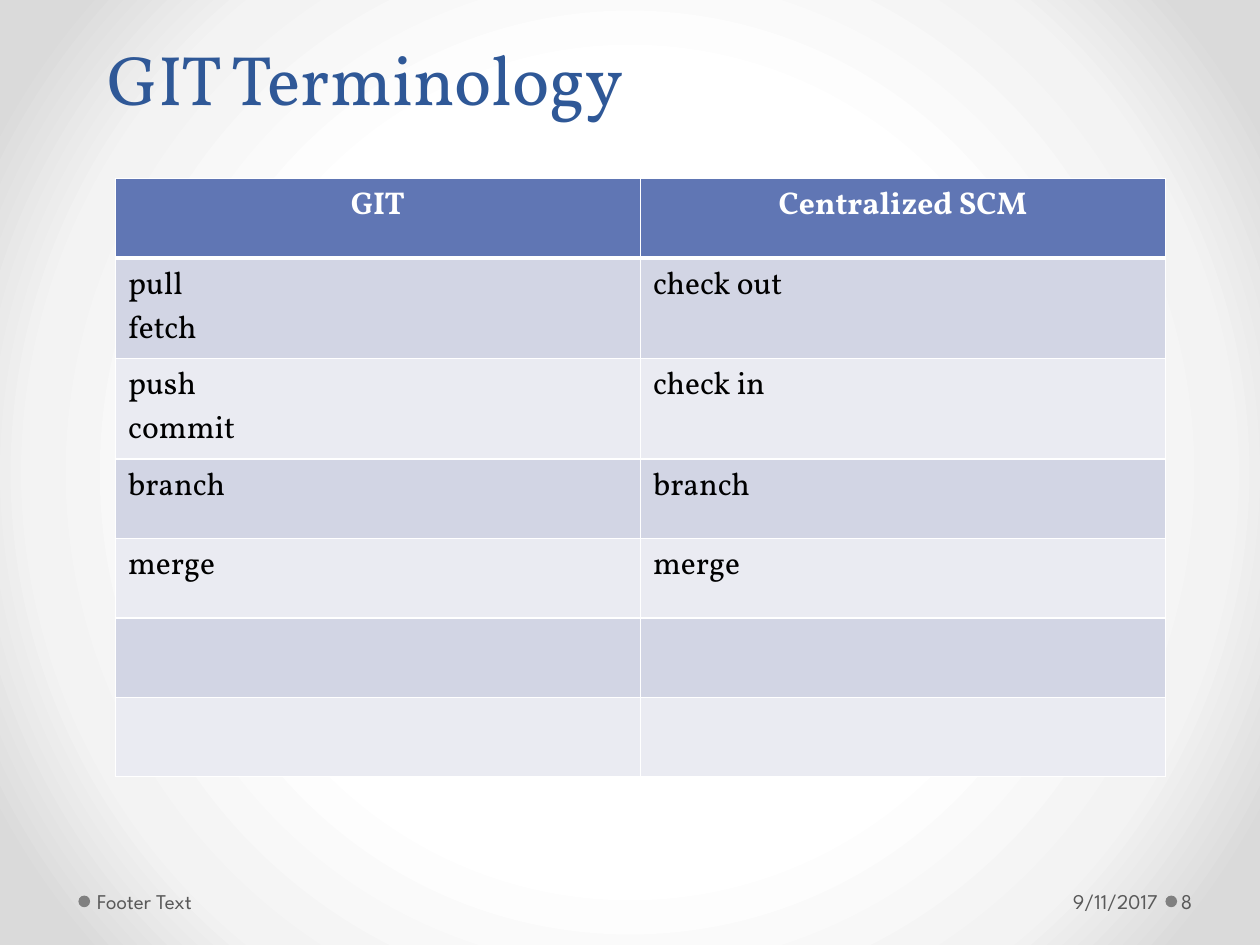
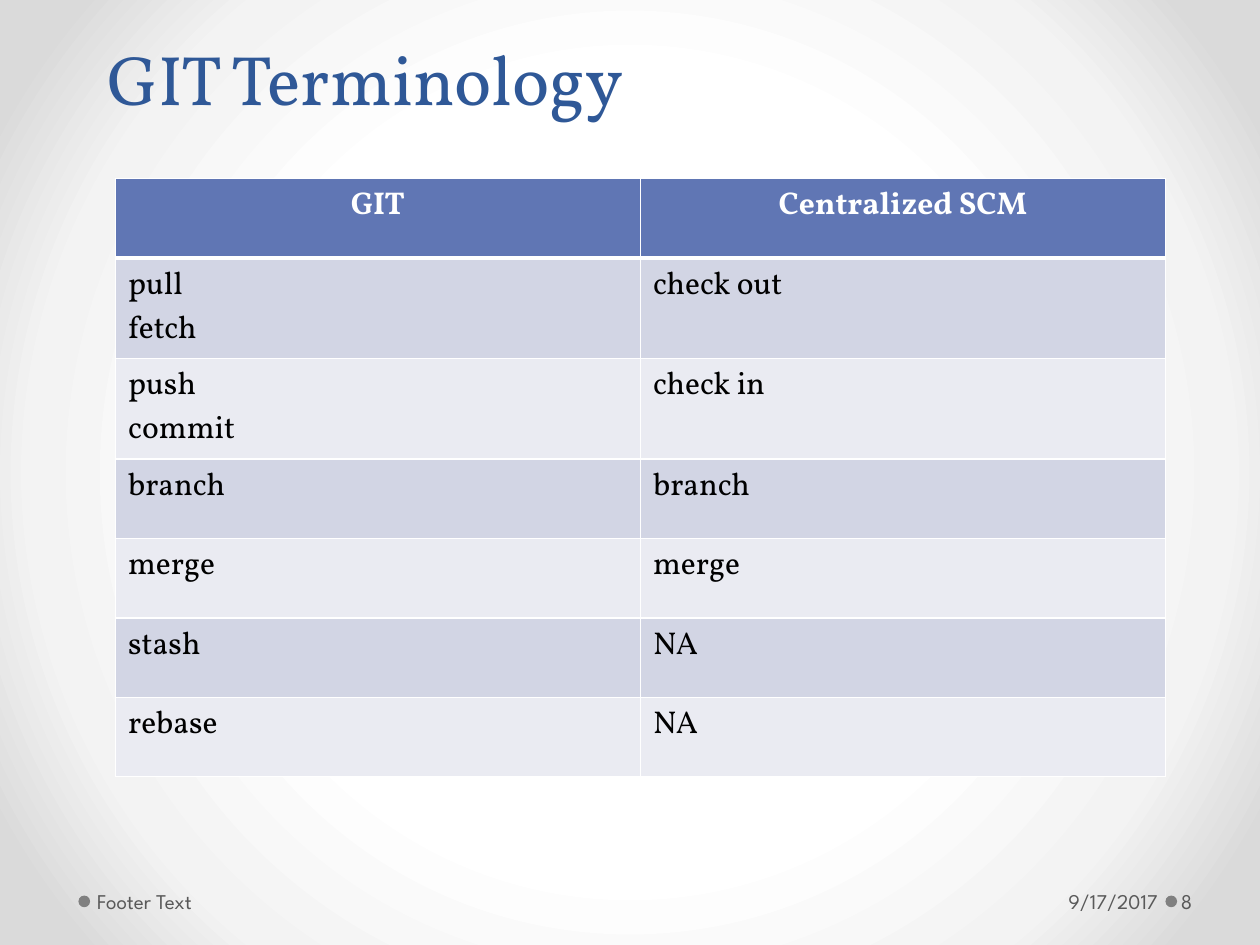
Before and after one commit to h-t-tran/brown, a slide deck: slide 8 of git/git.pptx. Drawn at 1260x945 pixels with LibreOffice and Linux fonts; fonts in the diff are those of the drawing. Boxes give left, top, right and bottom in pixels: in the first picture for what was removed or moved away, otherwise in the second. Text is boxed around its words. In the diff, an @@ line names an element or a change of style, - is before the commit and + after.

Commit message:
save

```diff
--- a/git/git.pptx
+++ b/git/git.pptx
@@ table at (116,179,1167,752) @@
-row 6, column 1: 
+row 6, column 1: stash
-row 6, column 2: 
+row 6, column 2: NA
-row 7, column 1: 
+row 7, column 1: rebase
-row 7, column 2: 
+row 7, column 2: NA
@@ text at (1068,894,1157,911): text changed @@
-9/11/2017
+9/17/2017
```
Also in this commit, not shown: 11 other slides changed, 3 slides added.
